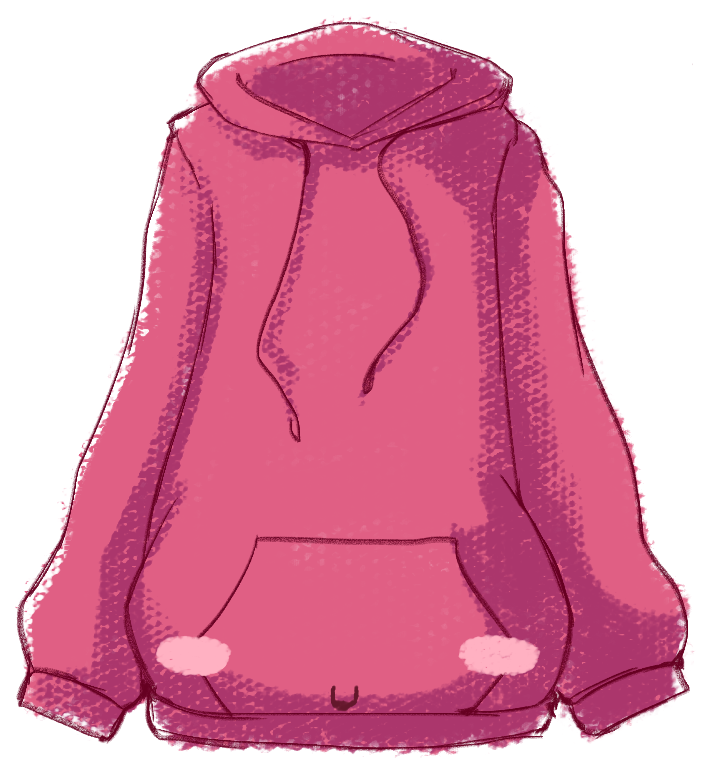
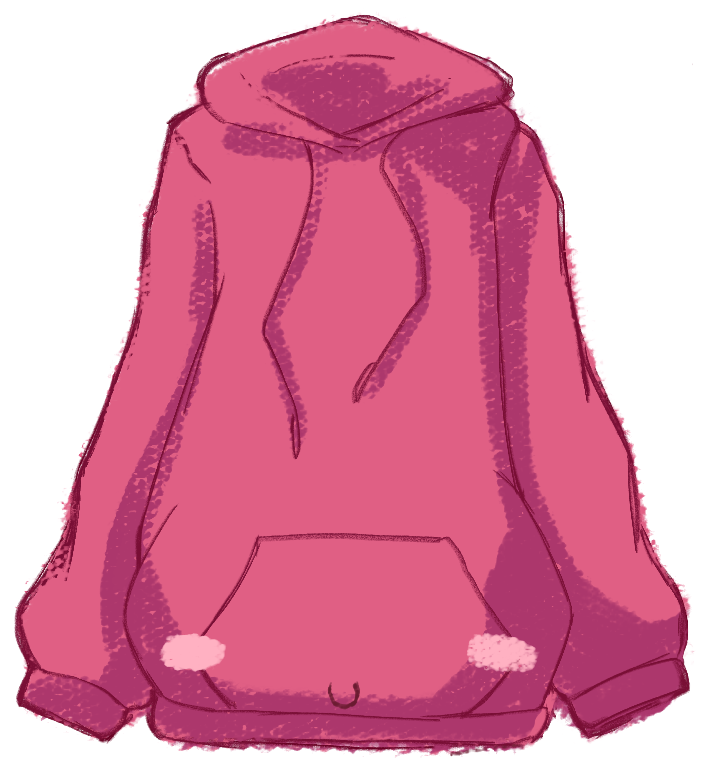
Layers edited between the first and the second 704px x 770px image:
showed "Group 4" over [16, 14, 690, 757]
showed "Group 3" over [14, 11, 691, 757]
